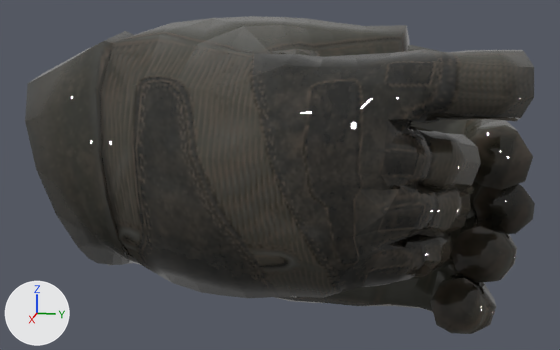
Renders of the glTF model Assets/Models/Glove.glb from each side of a commit.
Before and after are seen from a camera (50 mm lens) standing at (1.058, 0.827, 0.418) and looking at (0.184, 0.652, 0.199). Arrows for +X, +Y and +Z are at lower left; the lights stay in place.

Names of what the first picture shows: 'Glove'.
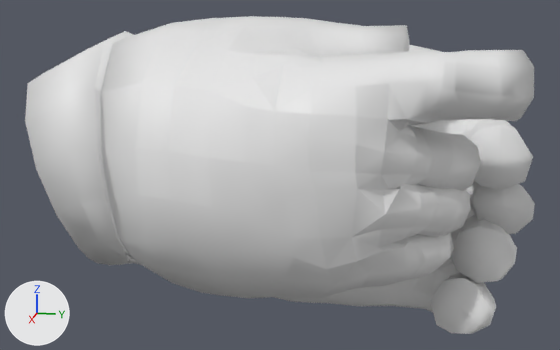
Where the change shows, as pixel boxes [x1, y1, x2, y2] in the pictures (560 x 350 px):
'Glove', recoloured (black to white)
    both: [25, 16, 535, 334]

Patch to the scene script:
```diff
--- a/Assets/Models/Glove.glb.py
+++ b/Assets/Models/Glove.glb.py
@@ me_mesh @@
 me_mesh.from_pydata(...)  # 1234 vertices, 2412 faces; spans x -0.037..0.394, y 0.411..0.939, z 0.024..0.383
-me_mesh.materials.append(mat_glove_d)  # picture img_glove_d
```
